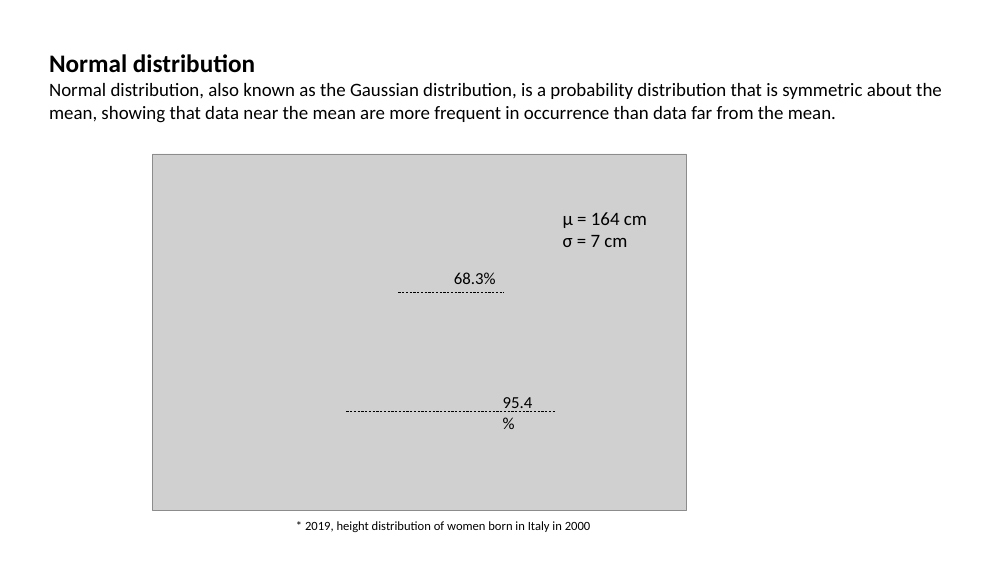
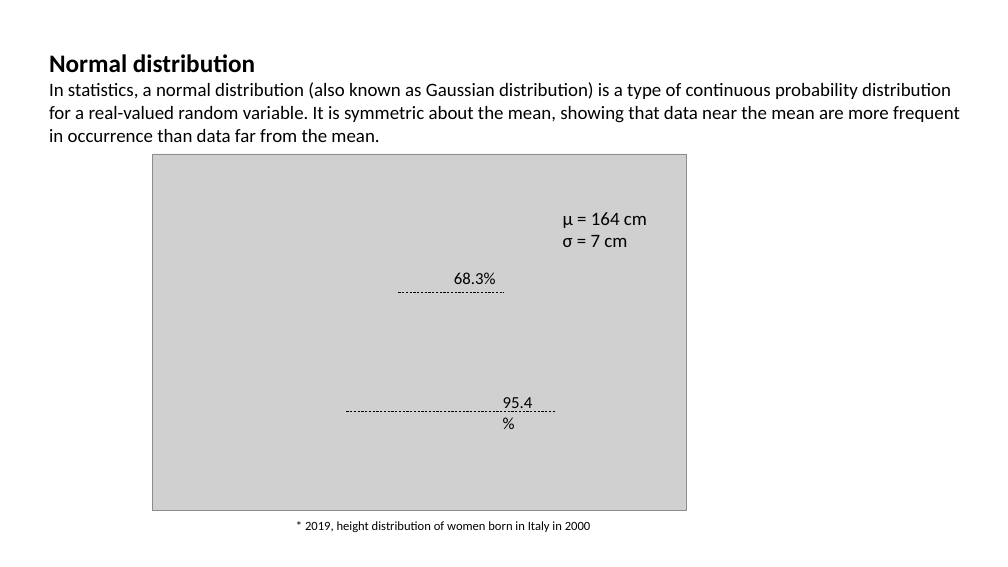
Before and after one commit to MarcoCalbucci/DataAnalytics, a slide deck: slide 18 of Probability_Statistics/Probability_Statistics_intro.pptx. Drawn at 1008x567 pixels with LibreOffice and Linux fonts; fonts in the diff are those of the drawing; grey boxes stand for pictures. Boxes give left, top, right and bottom in pixels: in the first picture for what was removed or moved away, otherwise in the second. Text is boxed around its words. In the diff, an @@ line names an element or a change of style, - is before the commit and + after.

Commit message:
Probability_Statistics: maodificate slides e esercizi

```diff
--- a/Probability_Statistics/Probability_Statistics_intro.pptx
+++ b/Probability_Statistics/Probability_Statistics_intro.pptx
@@ text at [49,82,960,142]: text changed @@
-Normal distribution, also known as the Gaussian distribution, is a probability distribution that is symmetric about the mean, showing that data near the mean are more frequent in occurrence than data far from the mean.
+In statistics, a normal distribution (also known as Gaussian distribution) is a type of continuous probability distribution for a real-valued random variable. It is symmetric about the mean, showing that data near the mean are more frequent in occurrence than data far from the mean.
```
Also in this commit, not shown: 2 other slides changed, 2 slides added, 6 other files.
